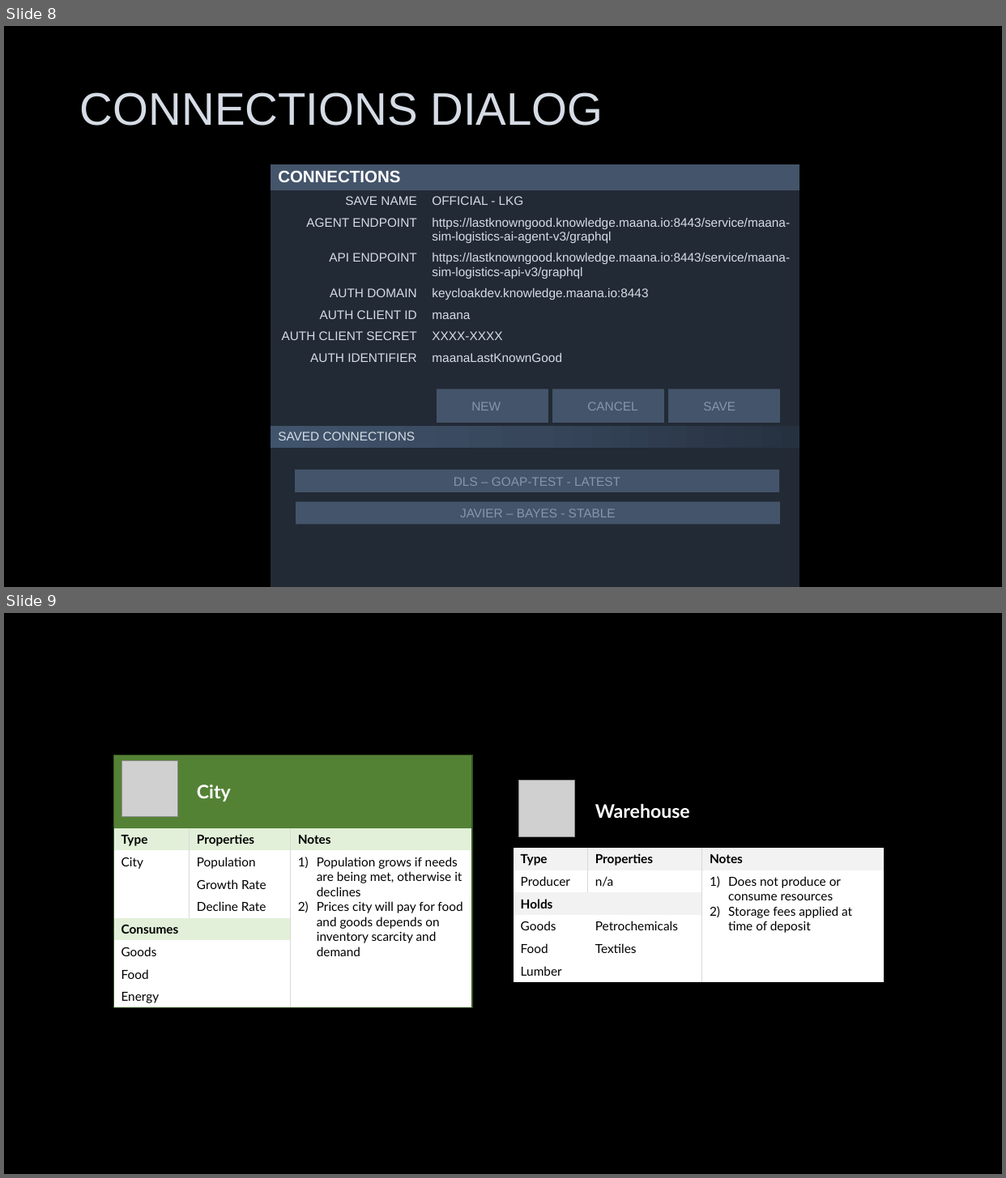
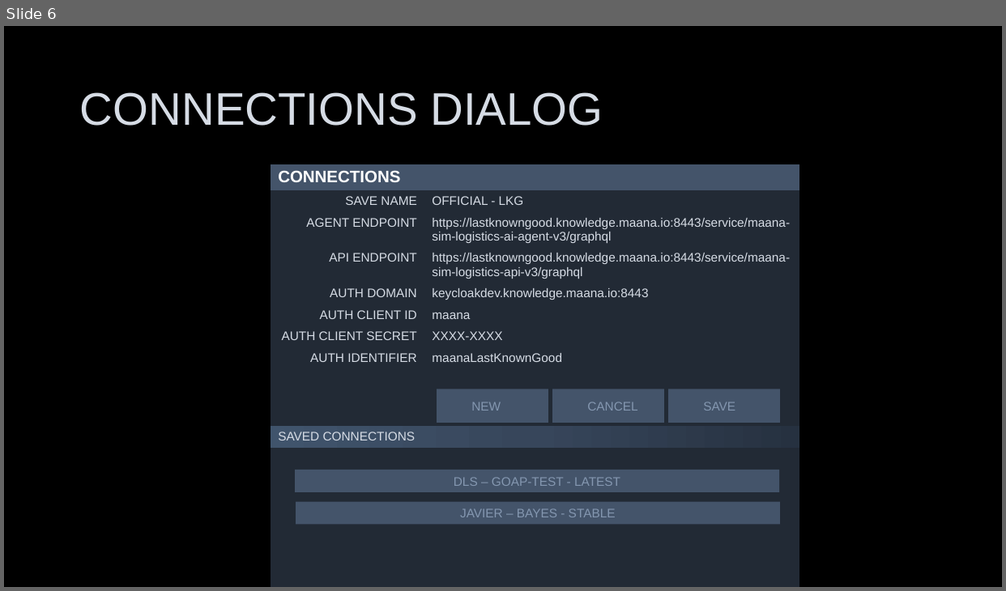
Before and after one commit to maana-io/maana-sim-logistics, a slide deck: v3/UX.pptx. Shown one above the other, each under a label of ours: slides 8 and 9 before the commit, slide 6 after it. The pictures are 1006x1178 and 1006x591 pixels, drawn with LibreOffice and Linux fonts; fonts in the diff are those of the drawing; grey boxes stand for pictures; background and template pictures are left out. Boxes give left, top, right and bottom in pixels: in the first picture for what was removed or moved away, otherwise in the second. Text is boxed around its words. In the diff, an @@ line names an element or a change of style, - is before the commit and + after.

```diff
--- a/v3/UX.pptx
+++ b/v3/UX.pptx
@@ slide 9 removed at [4, 613, 1002, 1174], background #000000 @@
@@ table removed at [113, 756, 472, 1007], 9 rows, 3 columns @@
- | City | 
-Type | Properties | Notes
-City | Population | Population grows if needs are being met, otherwise it declines / Prices city will pay for food and goods depends on inventory scarcity and demand
- | Growth Rate | 
- | Decline Rate | 
-Consumes |  | 
-Goods |  | 
-Food |  | 
-Energy |  | 
@@ picture removed at [122, 761, 178, 817] @@
@@ table removed at [513, 775, 884, 982], 7 rows, 3 columns @@
- | Warehouse | 
-Type | Properties | Notes
-Producer | n/a | Does not produce or consume resources / Storage fees applied at time of deposit
-Holds |  | 
-Goods | Petrochemicals | 
-Food | Textiles | 
-Lumber |  | 
@@ picture removed at [519, 781, 575, 837] @@
@@ what was slide 8 is now slide 6 @@
```
Also in this commit, not shown: 1 slide changed, 6 other slides removed, 5 other files.
